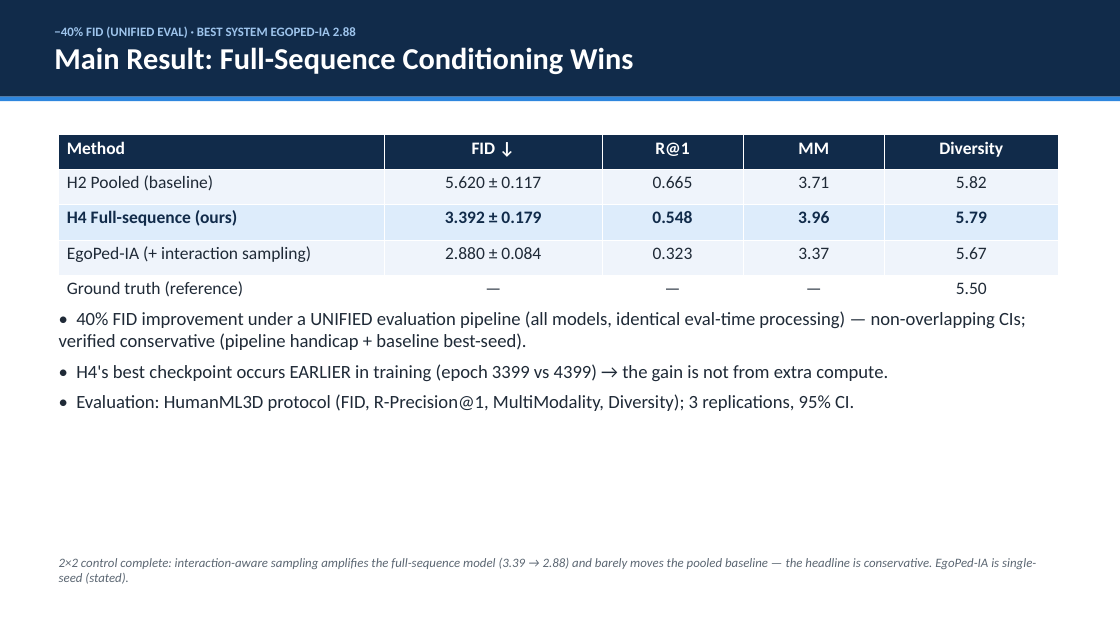
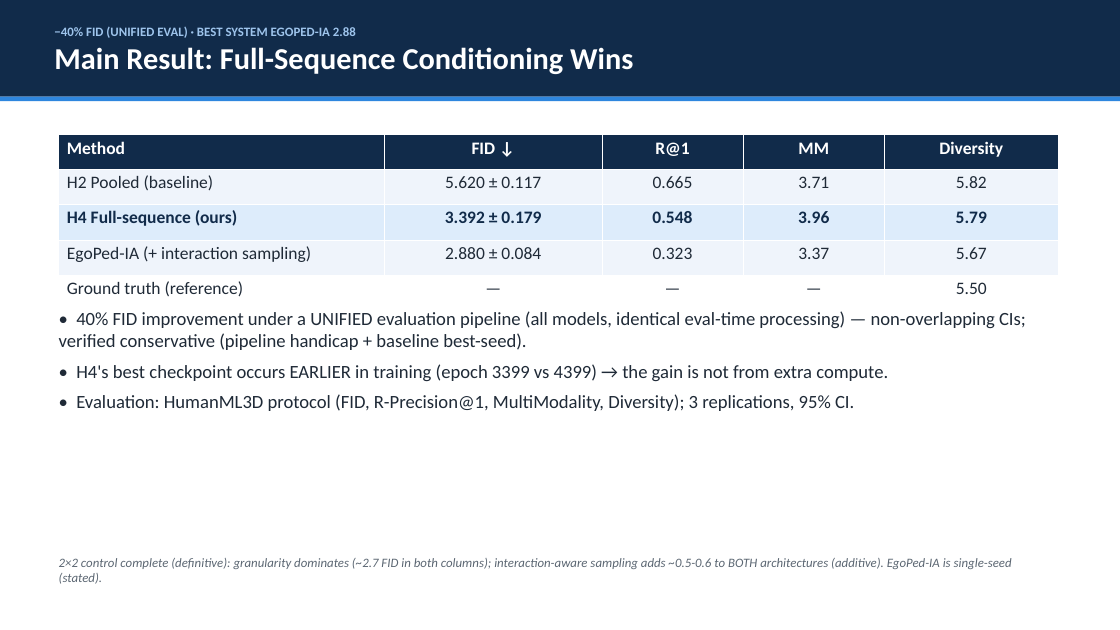
Before and after one commit to ers1804/motion-latent-diffusion, a slide deck: slide 6 of research/to_human/EgoPed_professor_deck.pptx. Drawn at 1120x630 pixels with LibreOffice and Linux fonts; fonts in the diff are those of the drawing. Boxes give left, top, right and bottom in pixels: in the first picture for what was removed or moved away, otherwise in the second. Text is boxed around its words. In the diff, an @@ line names an element or a change of style, - is before the commit and + after.

Commit message:
research(results): 2x2 COMPLETE — H2-nopipe definitive 6.214±0.105; gains additive; arc closed
All four cells definitive. Granularity dominates (~2.7-2.8 both columns, ~5x
the pipeline effect); pipeline gains additive and similar for both archs
(-0.59/-0.51) — corrected the earlier 'barely moves pooled' claim (was based
on training-time val). Paper tab:pipeline2x2 finalized (asterisk dropped),
deck updated, compiles clean. Agent-side review items all closed.

```diff
--- a/research/to_human/EgoPed_professor_deck.pptx
+++ b/research/to_human/EgoPed_professor_deck.pptx
@@ text at <box>59,558,1012,584</box>: text changed @@
-2×2 control complete: interaction-aware sampling amplifies the full-sequence model (3.39 → 2.88) and barely moves the pooled baseline — the headline is conservative. EgoPed-IA is single-seed (stated).
+2×2 control complete (definitive): granularity dominates (~2.7 FID in both columns); interaction-aware sampling adds ~0.5-0.6 to BOTH architectures (additive). EgoPed-IA is single-seed (stated).
```
Also in this commit, not shown: 1 other slide changed, 4 other files.
